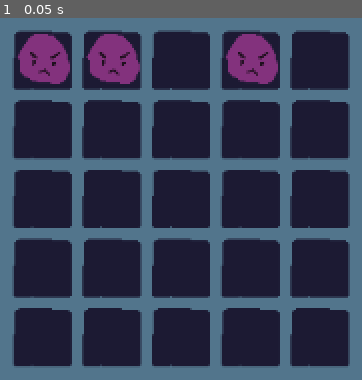
Above: before the commit, frame 1.
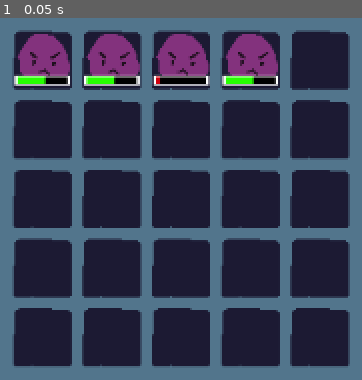
Above: after the commit, the same moment.

Repository: FlyingCheeseDemon/lexomancer
Game: Godot game, scene res://scenes/main.tscn
The game is run twice, just before and just after one commit, with the same random seed, the same clock (stepped at 60 frames per second) and the same inputs.
Inputs:
- Up to frame 1 (0.05 s): no input

The runs differ from the first frame. In frame 1, 3.3% of the frame differs, in the area x 3-77%, y 4-19%.

Commit message:
functioning health bars and entity logic rework

Diff:
--- /dev/null
+++ b/assets/shaders/health_bar.gdshader
@@ -0,0 +1,28 @@
+shader_type canvas_item;
+
+uniform vec4 good_color : source_color;
+uniform vec4 medium_color : source_color;
+uniform vec4 bad_color : source_color;
+
+uniform float good_threshold = 50.;
+uniform float bad_threshold = 20.;
+
+instance uniform float health_percent = 50.;
+
+void fragment() {
+	vec4 color_to_use = medium_color;
+	if (health_percent > good_threshold){
+		color_to_use = good_color;
+	}
+	if (health_percent < bad_threshold){
+		color_to_use = bad_color;
+	}
+
+	vec4 input_color = texture(TEXTURE, UV);
+
+	if (input_color[0] < health_percent/100.) {
+		COLOR = color_to_use;
+	} else {
+		COLOR = vec4(0.,0.,0.,1.);
+	}
+}
--- /dev/null
+++ b/resources/entities/pink_slime.tres
@@ -0,0 +1,12 @@
+[gd_resource type="Resource" script_class="EntityData" format=3 uid="uid://5jhw3bkscfw2"]
+
+[ext_resource type="Script" uid="uid://2rpjogh47frk" path="res://scripts/entity_data.gd" id="1_lm3h7"]
+[ext_resource type="Texture2D" uid="uid://qshc0ddvqh4u" path="res://assets/pink_slime.png" id="2_nb7qo"]
+
+[resource]
+script = ExtResource("1_lm3h7")
+name = "pink_slime"
+title = "pink slime"
+texture = ExtResource("2_nb7qo")
+max_health = 11
+metadata/_custom_type_script = "uid://2rpjogh47frk"
--- a/resources/statements/_statement_functions.gd
+++ b/resources/statements/_statement_functions.gd
@@ -1,6 +1,6 @@
 class_name StatementFunctions
 
-static func execute_fireball(_gamestate:Game,self_statement:Statement) -> Callable:
+static func execute_fireball(_gamestate:Game,_self_statement:Statement) -> Callable:
 	return fireball
 
 static func fireball(battlefield:Battlefield,target:Vector2i) -> void:
@@ -8,7 +8,7 @@
 	if entity:
 		entity.change_health(-5)
 
-static func execute_spell(gamestate:Game,self_statement:Statement) -> void:
+static func execute_spell1(gamestate:Game,self_statement:Statement) -> void:
 	var effect:Statement = self_statement.substatement_pointers[0]
 	var target:Statement = self_statement.substatement_pointers[1]
 
--- a/resources/statements/effect_fireball.tres
+++ b/resources/statements/effect_fireball.tres
@@ -1,6 +1,6 @@
 [gd_resource type="Resource" script_class="Statement" format=3 uid="uid://bwhri6ediyf46"]
 
-[ext_resource type="Script" uid="uid://bb7ks18k2laji" path="res://scripts/statement.gd" id="1_jhchr"]
+[ext_resource type="Script" uid="uid://bb7ks18k2laji" path="res://scripts/statement_data.gd" id="1_jhchr"]
 
 [resource]
 script = ExtResource("1_jhchr")
--- a/resources/statements/mod_spell.tres
+++ b/resources/statements/mod_spell.tres
@@ -1,11 +1,11 @@
-[gd_resource type="Resource" script_class="Statement" format=3 uid="uid://b5msnipotq6tr"]
+[gd_resource type="Resource" script_class="StatementData" format=3 uid="uid://b5msnipotq6tr"]
 
-[ext_resource type="Script" uid="uid://bb7ks18k2laji" path="res://scripts/statement.gd" id="1_sjyo4"]
+[ext_resource type="Script" uid="uid://bb7ks18k2laji" path="res://scripts/statement_data.gd" id="1_sjyo4"]
 
 [resource]
 script = ExtResource("1_sjyo4")
-name = "spell"
-title = "Spell"
+name = "spell1"
+title = "Lvl 1 Spell"
 text = "I cast [[0]] at [[1]]"
 substatement_types = Array[int]([2, 1])
 metadata/_custom_type_script = "uid://bb7ks18k2laji"
--- a/resources/statements/target_column_2.tres
+++ b/resources/statements/target_column_2.tres
@@ -1,6 +1,6 @@
 [gd_resource type="Resource" script_class="Statement" format=3 uid="uid://8j7g26jasrhi"]
 
-[ext_resource type="Script" uid="uid://bb7ks18k2laji" path="res://scripts/statement.gd" id="1_yhtdy"]
+[ext_resource type="Script" uid="uid://bb7ks18k2laji" path="res://scripts/statement_data.gd" id="1_yhtdy"]
 
 [resource]
 script = ExtResource("1_yhtdy")
--- a/resources/statements/target_everywhere.tres
+++ b/resources/statements/target_everywhere.tres
@@ -1,6 +1,6 @@
 [gd_resource type="Resource" script_class="Statement" format=3 uid="uid://bspu4rn4aobrj"]
 
-[ext_resource type="Script" uid="uid://bb7ks18k2laji" path="res://scripts/statement.gd" id="1_bxskl"]
+[ext_resource type="Script" uid="uid://bb7ks18k2laji" path="res://scripts/statement_data.gd" id="1_bxskl"]
 
 [resource]
 script = ExtResource("1_bxskl")
--- a/scenes/entities/pink_slime.gd
+++ /dev/null
@@ -1 +0,0 @@
-extends Entity
--- a/scenes/entities/pink_slime.tscn
+++ /dev/null
@@ -1,10 +0,0 @@
-[gd_scene format=3 uid="uid://dtxevdfs4ceto"]
-
-[ext_resource type="Texture2D" uid="uid://qshc0ddvqh4u" path="res://assets/pink_slime.png" id="1_wn8xg"]
-[ext_resource type="Script" uid="uid://dig1g7mniblce" path="res://scenes/entities/pink_slime.gd" id="2_wn8xg"]
-
-[node name="Entity" type="Sprite2D" unique_id=787771561]
-texture = ExtResource("1_wn8xg")
-script = ExtResource("2_wn8xg")
-max_health = 10
-metadata/_custom_type_script = "uid://bojio3f54hv4n"
--- /dev/null
+++ b/scenes/entity.tscn
@@ -0,0 +1,11 @@
+[gd_scene format=3 uid="uid://co55gbeiru46m"]
+
+[ext_resource type="Script" uid="uid://bojio3f54hv4n" path="res://scripts/entity.gd" id="1_gr72c"]
+[ext_resource type="Texture2D" uid="uid://cs6jgpvkae5rr" path="res://assets/battlefield_tile.png" id="1_m0cyi"]
+[ext_resource type="PackedScene" uid="uid://cognekn5nmfvh" path="res://scenes/health_bar.tscn" id="2_m0cyi"]
+
+[node name="Node2D" type="Sprite2D" unique_id=51409378]
+texture = ExtResource("1_m0cyi")
+script = ExtResource("1_gr72c")
+
+[node name="HealthBar" parent="." unique_id=1489020646 instance=ExtResource("2_m0cyi")]
--- /dev/null
+++ b/scenes/entity_manager.tscn
@@ -0,0 +1,6 @@
+[gd_scene format=3 uid="uid://ciurbk0imxjq8"]
+
+[ext_resource type="Script" uid="uid://35by2d76m2ex" path="res://scripts/entity_manager.gd" id="1_oq0pv"]
+
+[node name="EntityManager" type="Node" unique_id=708733802]
+script = ExtResource("1_oq0pv")
--- /dev/null
+++ b/scenes/health_bar.tscn
@@ -0,0 +1,38 @@
+[gd_scene format=3 uid="uid://cognekn5nmfvh"]
+
+[ext_resource type="Shader" uid="uid://ceqy70gv27ccb" path="res://assets/shaders/health_bar.gdshader" id="1_1bvlm"]
+[ext_resource type="Script" uid="uid://r7tj2hns4j3g" path="res://scripts/health_bar.gd" id="1_y3kqx"]
+
+[sub_resource type="ShaderMaterial" id="ShaderMaterial_chlj7"]
+resource_local_to_scene = true
+shader = ExtResource("1_1bvlm")
+shader_parameter/good_color = Color(0.14999998, 1, 0, 1)
+shader_parameter/medium_color = Color(0.87142205, 0.61136544, 0, 1)
+shader_parameter/bad_color = Color(0.8141954, 0, 0.054987118, 1)
+shader_parameter/good_threshold = 50.0
+shader_parameter/bad_threshold = 30.0
+
+[sub_resource type="Gradient" id="Gradient_y3kqx"]
+
+[sub_resource type="GradientTexture1D" id="GradientTexture1D_b2wtg"]
+gradient = SubResource("Gradient_y3kqx")
+
+[node name="HealthBar" type="Node2D" unique_id=1489020646]
+script = ExtResource("1_y3kqx")
+
+[node name="CenterContainer" type="CenterContainer" parent="." unique_id=1762734902]
+offset_left = -25.0
+offset_top = 10.0
+offset_right = 25.0
+offset_bottom = 19.0
+
+[node name="ColorRect" type="ColorRect" parent="CenterContainer" unique_id=251497434]
+custom_minimum_size = Vector2(40, 7)
+layout_mode = 2
+
+[node name="ColorRect2" type="TextureRect" parent="CenterContainer" unique_id=1023458382]
+material = SubResource("ShaderMaterial_chlj7")
+custom_minimum_size = Vector2(36, 5)
+layout_mode = 2
+texture = SubResource("GradientTexture1D_b2wtg")
+expand_mode = 2
--- a/scenes/main.tscn
+++ b/scenes/main.tscn
@@ -1,12 +1,15 @@
 [gd_scene format=3 uid="uid://buh4hp72vssha"]
 
 [ext_resource type="Script" uid="uid://b2bv6fqlsvtbr" path="res://scripts/main.gd" id="1_0wfyh"]
+[ext_resource type="PackedScene" uid="uid://ciurbk0imxjq8" path="res://scenes/entity_manager.tscn" id="2_jyhfs"]
 [ext_resource type="PackedScene" uid="uid://b4nnkfvvchgv0" path="res://scenes/statement_manager.tscn" id="2_sugp2"]
 [ext_resource type="PackedScene" uid="uid://b0c5ckvsdyg6g" path="res://scenes/game.tscn" id="3_sugp2"]
 
 [node name="main" type="Node" unique_id=879389967]
 script = ExtResource("1_0wfyh")
 
+[node name="EntityManager" parent="." unique_id=708733802 instance=ExtResource("2_jyhfs")]
+
 [node name="StatementManager" parent="." unique_id=1310315968 instance=ExtResource("2_sugp2")]
 
 [node name="GameField" type="CanvasLayer" parent="." unique_id=1961563478]
--- a/scenes/statement.tscn
+++ b/scenes/statement.tscn
@@ -1,6 +1,6 @@
 [gd_scene format=3 uid="uid://dcnhe0ngj1u6s"]
 
-[ext_resource type="Script" uid="uid://m7x3vitss0i8" path="res://scripts/statement_object.gd" id="1_7juct"]
+[ext_resource type="Script" uid="uid://m7x3vitss0i8" path="res://scripts/statement.gd" id="1_7juct"]
 
 [node name="Statement" type="Node" unique_id=1299495629]
 script = ExtResource("1_7juct")
--- a/scenes/statement_manager.tscn
+++ b/scenes/statement_manager.tscn
@@ -1,6 +1,6 @@
 [gd_scene format=3 uid="uid://b4nnkfvvchgv0"]
 
-[ext_resource type="Script" uid="uid://rx5jms7q48d6" path="res://scripts/statement_manager.gd" id="1_kn10m"]
+[ext_resource type="Script" uid="uid://rx5jms7q48d6" path="res://scripts/statememt_manager.gd" id="1_kn10m"]
 
 [node name="StatementManager" type="Node" unique_id=1310315968]
 script = ExtResource("1_kn10m")
--- a/scripts/entity.gd
+++ b/scripts/entity.gd
@@ -4,26 +4,26 @@
 # for now this is only 2 for the player, 1 for the enemy, 0 for neutral units
 @export var allegience: int = 0
 
-@export_category("Combat")
-@export var max_health: int
 var current_health: int
-@export var attack_value: int = 0
+
+var data:EntityData
 
 var dies:Signal
+const scene = "res://scenes/entity.tscn"
+@onready var health_bar:Node2D = $HealthBar
 
-static var scene_dict:Dictionary = {
-	"pink_slime": "res://scenes/entities/pink_slime.tscn"
-}
-
-static func constructor(entity_name:String) -> Entity:
-	var self_scene = load(scene_dict[entity_name])
+static func constructor(entity_data:EntityData) -> Entity:
+	var self_scene = load(scene)
 	var obj = self_scene.instantiate()
+	obj.data = entity_data
+	obj.texture = obj.data.texture
 	return obj
 
 var battle_position: Vector2i
 
 func _ready() -> void:
-	self.current_health = max_health
+	self.current_health = data.max_health
+	health_bar.set_health(1.)
 	print("spawned!")
 	print(self.battle_position)
 
@@ -35,8 +35,9 @@
 	if self.current_health <= 0:
 		self.die()
 	else:
-		self.current_health = min(self.current_health,self.max_health)
-	print("ouch!")
+		self.current_health = min(self.current_health,self.data.max_health)
+	health_bar.set_health(float(self.current_health)/float(self.data.max_health))
+	print("ouch! " + str(self.current_health) + "/" + str(self.data.max_health))
 
 func die() -> void:
 	print("I died!")
--- /dev/null
+++ b/scripts/entity_data.gd
@@ -0,0 +1,10 @@
+extends Resource
+
+class_name EntityData
+
+@export var name:String
+@export var title:String
+@export var texture:Texture
+
+@export_category("Combat")
+@export var max_health: int
--- /dev/null
+++ b/scripts/entity_manager.gd
@@ -0,0 +1,28 @@
+extends Node
+
+class_name EntityManager
+
+var entity_dictionary:Dictionary = {}
+
+func initialize_entity_dict() -> void:
+	var dir := DirAccess.open("res://resources/entities")
+	if dir == null:
+		printerr("Could not open folder")
+		return
+	dir.list_dir_begin()
+	for file:String in dir.get_files():
+		if file[0] == "_":
+			continue
+		var resource := load(dir.get_current_dir() + "/" + file)
+		if resource == null:
+			print("Failed to load " + file)
+			continue
+		entity_dictionary[resource.name] = resource
+
+func get_entity_by_name(key:String) -> Entity:
+	if len(entity_dictionary.keys()) == 0:
+		initialize_entity_dict();
+
+	var entity:EntityData = entity_dictionary[key]
+	var entity_object := Entity.constructor(entity)
+	return entity_object
--- a/scripts/enums.gd
+++ b/scripts/enums.gd
@@ -1,3 +1,3 @@
 class_name ENUMS
 
-enum ST_TYPES {MODIFYING, TARGET, EFFECT, CONJUNCTION}
+enum ST_TYPES {MODIFYING, TARGET, EFFECT, CONJUNCTION, ENTITY}
--- /dev/null
+++ b/scripts/health_bar.gd
@@ -0,0 +1,7 @@
+extends Node2D
+
+@onready var health_bar_texture_rect:TextureRect = $CenterContainer/ColorRect2
+@onready var health_bar_shader_material = health_bar_texture_rect
+
+func set_health(fraction:float):
+	health_bar_shader_material.set("instance_shader_parameters/health_percent",fraction*100)
--- a/scripts/main.gd
+++ b/scripts/main.gd
@@ -3,40 +3,24 @@
 @onready var game:Node2D = $"GameField/Game"
 @onready var battlefield = game.battlefield
 @onready var statement_manager:StatementManager = $StatementManager
-
-func text_attac(target:Entity) -> void:
-	target.change_health(-5)
+@onready var entity_manager:EntityManager = $EntityManager
 
 func _ready() -> void:
 	var enemy:Entity
 
 	for i in range(4):
-		enemy = Entity.constructor("pink_slime")
+		enemy = entity_manager.get_entity_by_name("pink_slime")
 		battlefield.add_entity(enemy,Vector2i(i,0))
 
 	var fireball:Statement = statement_manager.get_statement_by_name("fireball")
 	var columnC:Statement = statement_manager.get_statement_by_name("column_2")
-	var spell:Statement = statement_manager.get_statement_by_name("spell")
+	var every:Statement = statement_manager.get_statement_by_name("everywhere")
+	var spell:Statement = statement_manager.get_statement_by_name("spell1")
 	spell.set_substatement(fireball,0)
 	spell.set_substatement(columnC,1)
 	spell.execute(game)
+	spell.clear_substatement(1)
+	spell.set_substatement(every,1)
 	spell.execute(game)
-	#
-	#battlefield.attack_column(0,text_attac)
-	#battlefield.attack_column(1,text_attac)
-	#battlefield.attack_column(1,text_attac)
-	#battlefield.attack_column(2,text_attac)
+
 	##var TheWizard = Caster.constructor()
-	#
-	#var token1 = Token.constructor("1")
-	#var token2 = Token.constructor("2")
-	#var token3 = Token.constructor("3")
-	#var token4 = Token.constructor("4")
-	#var card
-	#
-	#TheWizard.add_card_top_deck(token1)
-	#token1.token_name = "3"
-	#TheWizard.add_card_top_deck(token1)
-	#
-	#TheWizard.draw(5)
-	#print(TheWizard.hand)
--- a/scripts/statement.gd
+++ b/scripts/statement.gd
@@ -1,10 +1,54 @@
-extends Resource
-class_name StatementData
+extends Node
 
-@export var type:ENUMS.ST_TYPES
-@export var name:String
-@export var title:String
+class_name Statement
 
-@export var text:String
+const self_scene = preload("res://scenes/statement.tscn")
 
-@export var substatement_types:Array[ENUMS.ST_TYPES] = []
+var parent:Statement = null
+var parent_index:int = -1
+
+var data:StatementData
+var type:ENUMS.ST_TYPES
+var execute_fnc:Callable
+
+var substatement_pointers:Array[Statement] = []
+var substatement_types:Array[ENUMS.ST_TYPES] = []
+
+func set_substatement(statement:Statement,position:int) -> void:
+	assert(not self.substatement_pointers[position],\
+		"STATEMENT ERROR: Statement " + str(position) + " in " + self.data.title + " already set.")
+	assert(statement.type == self.substatement_types[position],\
+		"STATEMENT TYPE ERROR: statement " + str(position) + " in " + self.data.title + " needs to be of type " +\
+		ENUMS.ST_TYPES.keys()[self.substatement_types[position]] + " and not " \
+		+ ENUMS.ST_TYPES.keys()[statement.type])
+
+	self.substatement_pointers[position] = statement
+
+func clear_substatement(position:int) -> Statement:
+	if not self.substatement_pointers[position]:
+		return null
+	else:
+		var temp:Statement = self.substatement_pointers[position]
+		self.substatement_pointers[position] = null
+		return temp
+
+func execute(game:Game):
+	for i in range(len(self.substatement_pointers)):
+		assert(self.substatement_pointers[i],\
+			"STATEMENT ERROR: Missing statement " + str(i) + " in " + self.data.title)
+		assert(self.substatement_pointers[i].type == self.substatement_types[i],\
+			"STATEMENT TYPE ERROR: statement " + str(i) + " in " + self.data.title + " needs to be of type " +\
+			ENUMS.ST_TYPES.keys()[self.substatement_types[i]] + " and not " \
+			+ ENUMS.ST_TYPES.keys()[self.substatement_pointers[i].type])
+
+	return self.execute_fnc.call(game,self)
+
+static func constructor(statement_data: StatementData) -> Statement:
+	var obj := self_scene.instantiate()
+	obj.data = statement_data.duplicate()
+	obj.type = obj.data.type
+	obj.execute_fnc = Callable(StatementFunctions, "execute_" + obj.data.name)
+	obj.substatement_types = obj.data.substatement_types.duplicate()
+	obj.substatement_pointers.resize(len(obj.data.substatement_types))
+	obj.substatement_pointers.fill(null)
+	return obj
--- /dev/null
+++ b/scripts/statement_data.gd
@@ -0,0 +1,10 @@
+extends Resource
+class_name StatementData
+
+@export var type:ENUMS.ST_TYPES
+@export var name:String
+@export var title:String
+
+@export var text:String
+
+@export var substatement_types:Array[ENUMS.ST_TYPES] = []
--- a/scripts/statement_object.gd
+++ /dev/null
@@ -1,46 +0,0 @@
-extends Node
-
-class_name Statement
-
-const self_scene = preload("res://scenes/statement.tscn")
-
-var parent:Statement = null
-var parent_index:int = -1
-
-var data:StatementData
-var type:ENUMS.ST_TYPES
-var execute_fnc:Callable
-
-var substatement_pointers:Array[Statement] = []
-var substatement_types:Array[ENUMS.ST_TYPES] = []
-
-func set_substatement(statement:Statement,position:int) -> void:
-	assert(not self.substatement_pointers[position],\
-		"STATEMENT ERROR: Statement " + str(position) + " in " + self.data.title + " already set.")
-	assert(statement.type == self.substatement_types[position],\
-		"STATEMENT TYPE ERROR: statement " + str(position) + " in " + self.data.title + " needs to be of type " +\
-		ENUMS.ST_TYPES.keys()[self.substatement_types[position]] + " and not " \
-		+ ENUMS.ST_TYPES.keys()[statement.type])
-
-	self.substatement_pointers[position] = statement
-
-func execute(game:Game):
-	for i in range(len(self.substatement_pointers)):
-		assert(self.substatement_pointers[i],\
-			"STATEMENT ERROR: Missing statement " + str(i) + " in " + self.data.title)
-		assert(self.substatement_pointers[i].type == self.substatement_types[i],\
-			"STATEMENT TYPE ERROR: statement " + str(i) + " in " + self.data.title + " needs to be of type " +\
-			ENUMS.ST_TYPES.keys()[self.substatement_types[i]] + " and not " \
-			+ ENUMS.ST_TYPES.keys()[self.substatement_pointers[i].type])
-
-	return self.execute_fnc.call(game,self)
-
-static func constructor(statement_data: StatementData) -> Statement:
-	var obj := self_scene.instantiate()
-	obj.data = statement_data.duplicate()
-	obj.type = obj.data.type
-	obj.execute_fnc = Callable(StatementFunctions, "execute_" + obj.data.name)
-	obj.substatement_types = obj.data.substatement_types.duplicate()
-	obj.substatement_pointers.resize(len(obj.data.substatement_types))
-	obj.substatement_pointers.fill(null)
-	return obj
Not shown, added: assets/shaders/health_bar.gdshader.uid
Not shown, removed: scenes/entities/pink_slime.gd.uid
Not shown, added: scripts/entity_data.gd.uid
Not shown, added: scripts/entity_manager.gd.uid
Not shown, added: scripts/health_bar.gd.uid
Renamed: scripts/statement_manager.gd -> scripts/statememt_manager.gd
Renamed: scripts/statement_manager.gd.uid -> scripts/statememt_manager.gd.uid
Not shown, changed: scripts/statement.gd.uid
Not shown, added: scripts/statement_data.gd.uid
Not shown, removed: scripts/statement_object.gd.uid
